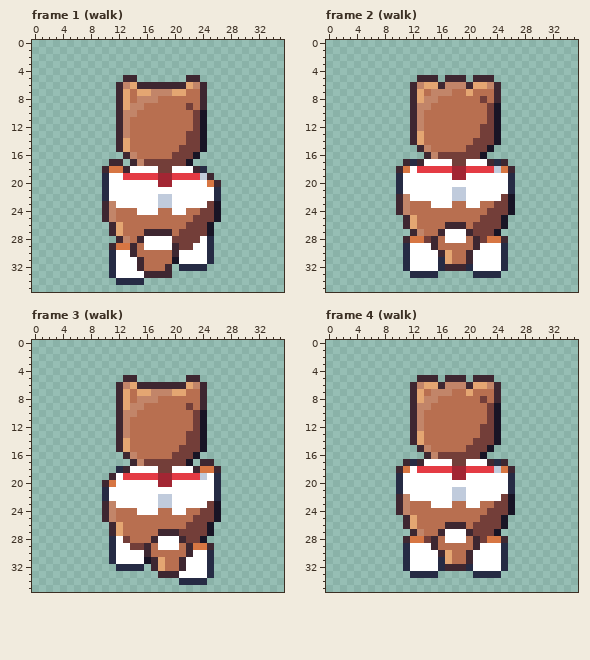
Pixel-art file -- art/minis/dog-archie@75.aseprite. Above, as it was before the edit.
36x36 pixels, 24 frames. Shown: frame 1 (walk), frame 2 (walk), frame 3 (walk), frame 4 (walk). The commit also changed other frames, which this record leaves out.
Now the later version:
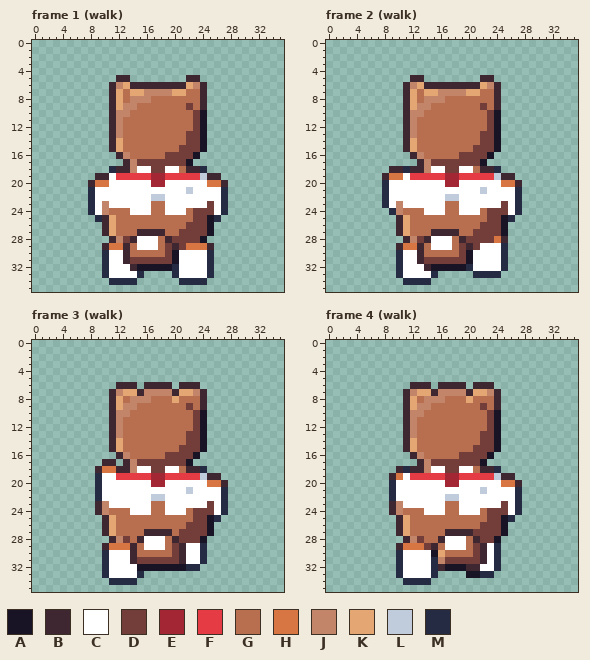
Palette (. is transparent): A #181425  B #3e2731  C #ffffff  D #733e39  E #a22633  F #e43b44  G #b86f50  H #d77643  J #c28569  K #e4a672  L #c0cbdc  M #262b44
The commit says: Clarify pack dog gait and reaction recovery
The exact change:
--- frame 1 (walk)
@@ x 6..29 @@
  4 ........................
- 5 .......BB.......BB......
- 6 ......BJKBBBBBBBKJB.....
- 7 ......BKGKKJJJKKGGB.....
- 8 ......BKGJJJGGGGGGB.....
- 9 ......BKJJGGGGGGDGB.....
-10 ......BJJGGGGGGGGDA.....
-11 ......BJGGGGGGGGGDA.....
-12 ......BJGGGGGGGGGDA.....
-13 ......BJGGGGGGGGDDA.....
-14 ......BKGGGGGGGGDDA.....
-15 ......BKGGGGGGGDDDA.....
-16 .......BJGGGGGDDDA......
-17 .....BB.BJDDDDDDA.......
-18 ....BHHBCCCCDDCCCBM.....
-19 ....MCCFFFFFEEFFFFLB....
-20 ....MCCCCCCCEECCCCCHB...
-21 ....MCCCCCCCCCCCCCCCM...
-22 ....MCCCCCCCLLCCCCCCM...
-23 ....BJCCCCCCLLCCCCCDA...
-24 ....BJGGGCCCGGCCGGDDA...
-25 ....BJGGGGGGGGGGGDDDA...
-26 .....BKGGGGGGGGGDDDA....
-27 .....BKGGGBBBBGDDDDA....
-28 ......BJGBCCCCDDDDCM....
-29 .....BHHBGCCCCBDDCCM....
-30 .....MCCBGGGGGBCCCCM....
-31 .....MCCCBGGGGACCCCM....
-32 .....MCCCBGGGB.MMMM.....
-33 .....MCCCCBBBB..........
-34 ......MMMM..............
+ 5 ......BB........BB......
+ 6 .....BJKBBBBBBBBKJB.....
+ 7 .....BKGKKJJJJKKGGB.....
+ 8 .....BKGJJJGGGGGGGB.....
+ 9 .....BKJJGGGGGGGDGB.....
+10 .....BJJGGGGGGGGGDA.....
+11 .....BJGGGGGGGGGGDA.....
+12 .....BJGGGGGGGGGGDA.....
+13 .....BJGGGGGGGGGDDA.....
+14 .....BKGGGGGGGGGDDA.....
+15 .....BKGGGGGGGGDDDA.....
+16 ......BJGGGGGDDDDA......
+17 .......BJDDDDDDDA.......
+18 .....MBBJCCDDCCGBBM.....
+19 ...BBCFFFFFEEFFFFFLBB...
+20 ..BHHCCCCCCEECCCCCCHHB..
+21 ..MCCCCCCCCCCCCCLCCCCM..
+22 ..MCCCCCCCCLLCCCCCCCCM..
+23 ..MCJCCCCCCGGCCCCCCDCM..
+24 ..MCJGGGCCCGGCCCGDDDCM..
+25 ...MBKGGGGGGGGGGGDDAM...
+26 ....BKGGGGGGGGGGDDDA....
+27 ....BKGGGBBBBGGDDDDA....
+28 .....BJDBCCCGBDDDDA.....
+29 ....BHHBGCCCGDBDHHHB....
+30 ....MCCBGGGGGDACCCCM....
+31 ....MCCBDDDDDDACCCCM....
+32 ....MCCCBAAAAAMCCCCM....
+33 ....MCCCCM....MCCCCM....
+34 .....MMMM......MMMM.....
 35 ........................
--- frame 2 (walk)
@@ x 6..29 @@
  4 ........................
- 5 .......BBB.BBB.BBB......
- 6 ......BJKKBJJJBKKJB.....
- 7 ......BKGJJJGGKGGGB.....
- 8 ......BKJJGGGGGGDGB.....
- 9 ......BJJGGGGGGGGDA.....
-10 ......BJGGGGGGGGGDA.....
-11 ......BJGGGGGGGGGDA.....
-12 ......BJGGGGGGGGDDA.....
-13 ......BKGGGGGGGGDDA.....
-14 ......BKGGGGGGGDDDA.....
-15 .......BJGGGGGDDDA......
-16 ........BJDDDDDDA.......
-17 .....BMBCCCCDDCCCBMB....
-18 ....BHCFFFFFEEFFFFLHB...
-19 ....MCCCCCCCEECCCCCCM...
-20 ....MCCCCCCCCCCCCCCCM...
-21 ....MCCCCCCCLLCCCCCCM...
-22 ....BJCCCCCCLLCCCCCDA...
-23 ....BJGGGCCCGGCCGGDDA...
-24 ....BJGGGGGGGGGGGDDDA...
-25 .....BKGGGGGGGGGDDDA....
-26 .....BKGGGGBBBGDDDDA....
-27 ......BJGGBCCCBDDDA.....
-28 .....BHHDBGCCCGBDHHB....
-29 .....MCCCBGGGGGBCCCM....
-30 .....MCCCCBKGGBCCCCM....
-31 .....MCCCCMKGGBCCCCM....
-32 .....MCCCCMBBBMCCCCM....
-33 ......MMMM.....MMMM.....
-34 ........................
+ 5 ......BB........BB......
+ 6 .....BJKBBBBBBBBKJB.....
+ 7 .....BKGKKJJJJKKGGB.....
+ 8 .....BKGJJJGGGGGGGB.....
+ 9 .....BKJJGGGGGGGDGB.....
+10 .....BJJGGGGGGGGGDA.....
+11 .....BJGGGGGGGGGGDA.....
+12 .....BJGGGGGGGGGGDA.....
+13 .....BJGGGGGGGGGDDA.....
+14 .....BKGGGGGGGGGDDA.....
+15 .....BKGGGGGGGGDDDA.....
+16 ......BJGGGGGDDDDA......
+17 .......BJDDDDDDDA.......
+18 ...BBMBBJCCDDCCGBBM.....
+19 ..BHHCFFFFFEEFFFFFLBB...
+20 ..MCCCCCCCCEECCCCCCHHB..
+21 ..MCCCCCCCCCCCCCLCCCCM..
+22 ..MCCCCCCCCLLCCCCCCCCM..
+23 ..MCJCCCCCCGGCCCCCCDCM..
+24 ...MJGGGCCCGGCCCGDDDCM..
+25 ....BKGGGGGGGGGGGDDAM...
+26 ....BKGGGGGGGGGGDDDA....
+27 ....BKGGGBBBBGGDDDDA....
+28 .....BJDBCCCGBDDDDHB....
+29 ....BHHBGCCCGDBDCCCM....
+30 ....MCCBGGGGGDACCCCM....
+31 ....MCCBDDDDDDACCCCM....
+32 ....MCCCBAAAAAMCCCCM....
+33 ....MCCCCM.....MMMM.....
+34 .....MMMM...............
 35 ........................
--- frame 3 (walk)
@@ x 7..29 @@
  4 .......................
- 5 ......BB.......BB......
- 6 .....BJKBBBBBBBKJB.....
- 7 .....BKGKKJJJKKGGB.....
- 8 .....BKGJJJGGGGGGB.....
- 9 .....BKJJGGGGGGDGB.....
-10 .....BJJGGGGGGGGDA.....
-11 .....BJGGGGGGGGGDA.....
-12 .....BJGGGGGGGGGDA.....
-13 .....BJGGGGGGGGDDA.....
-14 .....BKGGGGGGGGDDA.....
-15 .....BKGGGGGGGDDDA.....
-16 ......BJGGGGGDDDA......
-17 .......BJDDDDDDA.BB....
-18 .....MBCCCCDDCCCBHHB...
-19 ....BCFFFFFEEFFFFLCM...
-20 ...BHCCCCCCEECCCCCCM...
-21 ...MCCCCCCCCCCCCCCCM...
-22 ...MCCCCCCCLLCCCCCCM...
-23 ...BJCCCCCCLLCCCCCDA...
-24 ...BJGGGCCCGGCCGGDDA...
-25 ...BJGGGGGGGGGGGDDDA...
-26 ....BKGGGGGGGGGDDDA....
-27 ....BKGGGGGBBBDDDDA....
-28 ....MCDGGGBCCCBDDA.....
-29 ....MCCDDBGCCCGBHHB....
-30 ....MCCCCBGGGGGBCCM....
-31 ....MCCCCABKGGBCCCM....
-32 .....MMMM.BKGGBCCCM....
-33 ...........BBBCCCCM....
-34 ..............MMMM.....
+ 5 .......................
+ 6 .....BBB.BBBB.BBB......
+ 7 ....BJKKBJJJJBKKJB.....
+ 8 ....BKGJJJGGGKGGGB.....
+ 9 ....BKJJGGGGGGGDGB.....
+10 ....BJJGGGGGGGGGDA.....
+11 ....BJGGGGGGGGGGDA.....
+12 ....BJGGGGGGGGGGDA.....
+13 ....BJGGGGGGGGGDDA.....
+14 ....BKGGGGGGGGGDDA.....
+15 ....BKGGGGGGGGDDDA.....
+16 .....BJGGGGGDDDDA......
+17 ...BB.BJDDDDDDDA.......
+18 ..BHHBBJCCDDCCGBBM.....
+19 ..MCCFFFFFEEFFFFFLBB...
+20 ..MCCCCCCCEECCCCCCHHB..
+21 ..MCCCCCCCCCCCCLCCCCM..
+22 ..MCCCCCCCLLCCCCCCCCM..
+23 ..BJCCCCCCGGCCCCCCDCM..
+24 ..BJGGGCCCGGCCCGDDDCM..
+25 ...BKGGGGGGGGGGGDDAM...
+26 ...BKGGGGGGGGGGDDDA....
+27 ...BKGGGGBBBBGDDDDA....
+28 ....BJDGBCCCGBDDDA.....
+29 ...BHHHBGCCCGDBCCM.....
+30 ...MCCCBGGGGGDBCCM.....
+31 ...MCCCBDDDDDDBCCM.....
+32 ...MCCCCAAAAAAAMM......
+33 ...MCCCCM..............
+34 ....MMMM...............
 35 .......................
--- frame 4 (walk)
@@ x 7..29 @@
  4 .......................
- 5 ......BBB.BBB.BBB......
- 6 .....BJKKBJJJBKKJB.....
- 7 .....BKGJJJGGKGGGB.....
- 8 .....BKJJGGGGGGDGB.....
- 9 .....BJJGGGGGGGGDA.....
-10 .....BJGGGGGGGGGDA.....
-11 .....BJGGGGGGGGGDA.....
-12 .....BJGGGGGGGGDDA.....
-13 .....BKGGGGGGGGDDA.....
-14 .....BKGGGGGGGDDDA.....
-15 ......BJGGGGGDDDA......
-16 .......BJDDDDDDA.......
-17 ....BMBCCCCDDCCCBMB....
-18 ...BHCFFFFFEEFFFFLHB...
-19 ...MCCCCCCCEECCCCCCM...
-20 ...MCCCCCCCCCCCCCCCM...
-21 ...MCCCCCCCLLCCCCCCM...
-22 ...BJCCCCCCLLCCCCCDA...
-23 ...BJGGGCCCGGCCGGDDA...
-24 ...BJGGGGGGGGGGGDDDA...
-25 ....BKGGGGGGGGGDDDA....
-26 ....BKGGGGBBBGDDDDA....
-27 .....BJGGBCCCBDDDA.....
-28 ....BHHDBGCCCGBDHHB....
-29 ....MCCCBGGGGGBCCCM....
-30 ....MCCCCBKGGBCCCCM....
-31 ....MCCCCMKGGBCCCCM....
-32 ....MCCCCMBBBMCCCCM....
-33 .....MMMM.....MMMM.....
-34 .......................
+ 5 .......................
+ 6 .....BBB.BBBB.BBB......
+ 7 ....BJKKBJJJJBKKJB.....
+ 8 ....BKGJJJGGGKGGGB.....
+ 9 ....BKJJGGGGGGGDGB.....
+10 ....BJJGGGGGGGGGDA.....
+11 ....BJGGGGGGGGGGDA.....
+12 ....BJGGGGGGGGGGDA.....
+13 ....BJGGGGGGGGGDDA.....
+14 ....BKGGGGGGGGGDDA.....
+15 ....BKGGGGGGGGDDDA.....
+16 .....BJGGGGGDDDDA......
+17 ......BJDDDDDDDA.......
+18 ...BMBBJCCDDCCGBBM.....
+19 ..BHCFFFFFEEFFFFFLBB...
+20 ..MCCCCCCCEECCCCCCHHB..
+21 ..MCCCCCCCCCCCCLCCCCM..
+22 ..MCCCCCCCLLCCCCCCCCM..
+23 ..BJCCCCCCGGCCCCCCDCM..
+24 ..BJGGGCCCGGCCCGDDDCM..
+25 ...BKGGGGGGGGGGGDDAM...
+26 ...BKGGGGGGGGGGDDDA....
+27 ...BKGGGGGBBBBDDDDA....
+28 ....BJDGGBCCCGBDDA.....
+29 ...BHHHDBGCCCGDBCM.....
+30 ...MCCCCAKGGGGDBCM.....
+31 ...MCCCCMJDDDDDBCM.....
+32 ...MCCCCMBAAABBCCM.....
+33 ...MCCCCM....AAMM......
+34 ....MMMM...............
 35 .......................
